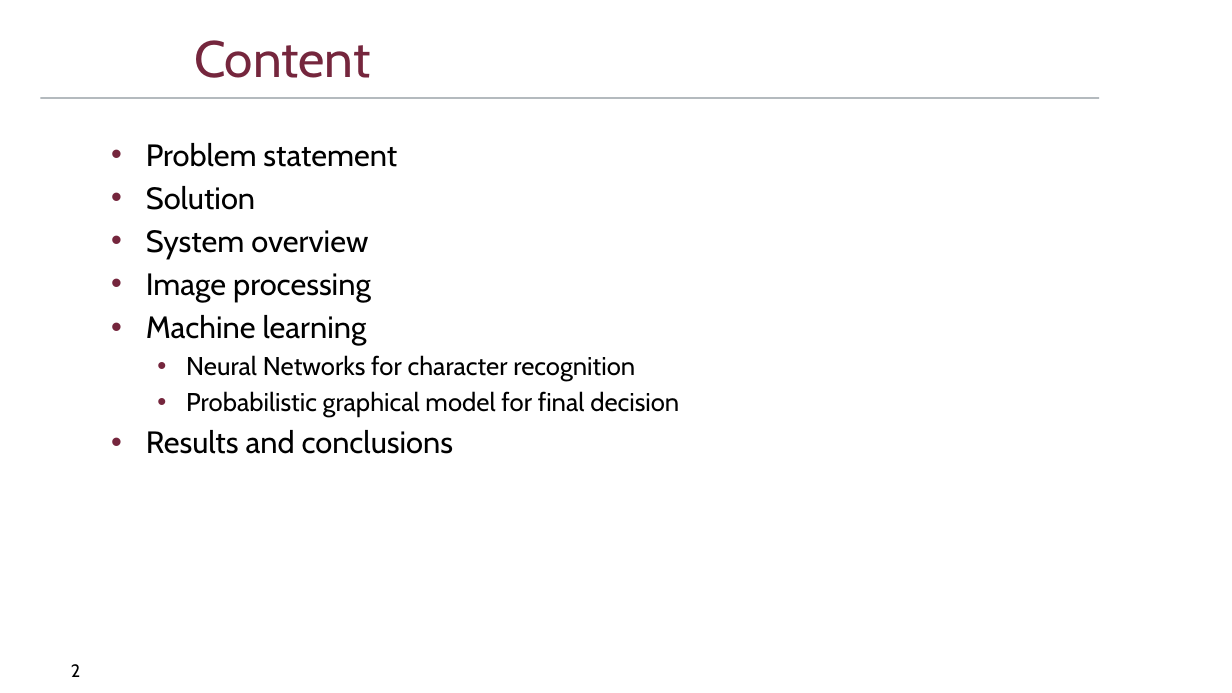
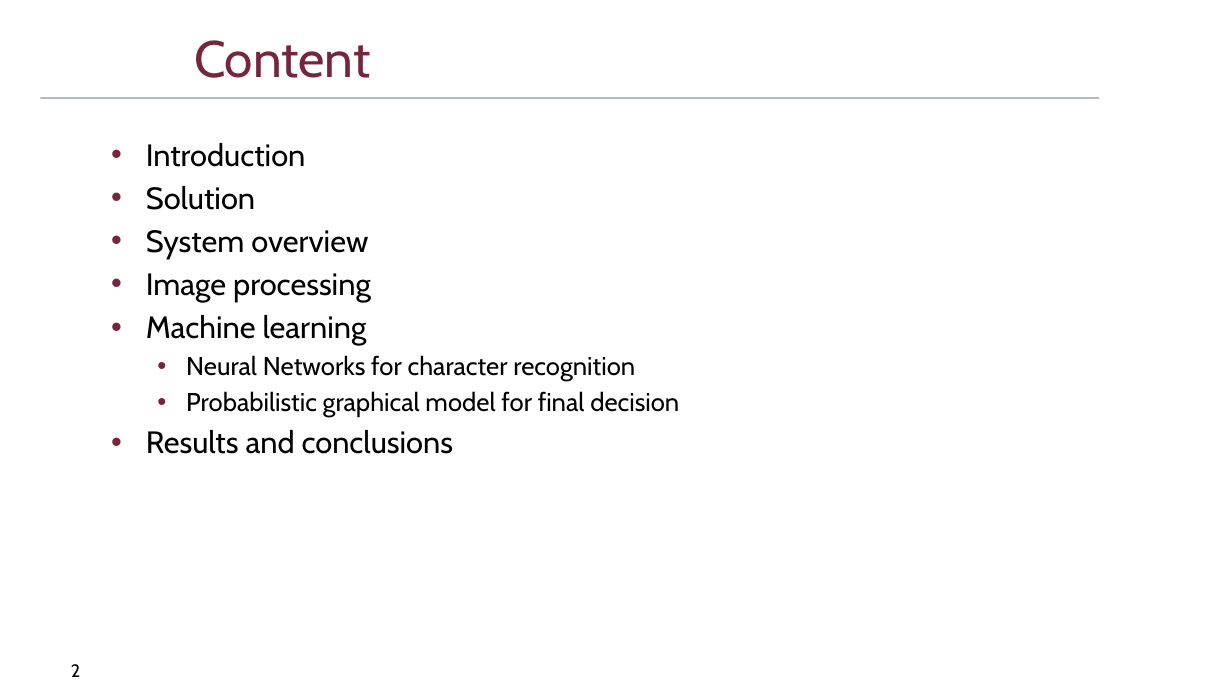
Before and after one commit to DriesSmit/SkripsieReport, a slide deck: slide 2 of OralExamination/SkripsieOral_APSmit.pptx. Drawn at 1232x693 pixels with LibreOffice and Linux fonts; fonts in the diff are those of the drawing; background and template pictures are left out. Boxes give left, top, right and bottom in pixels: in the first picture for what was removed or moved away, otherwise in the second. Text is boxed around its words. In the diff, an @@ line names an element or a change of style, - is before the commit and + after.

Commit message:
Intro,Overview and image processing is now complete.

```diff
--- a/OralExamination/SkripsieOral_APSmit.pptx
+++ b/OralExamination/SkripsieOral_APSmit.pptx
@@ text at bbox=[146, 143, 306, 167]: text changed @@
-• Problem statement
+• Introduction
```
Also in this commit, not shown: 1 other slide changed, 2 slides added, 2 slides removed, 1 other file.
